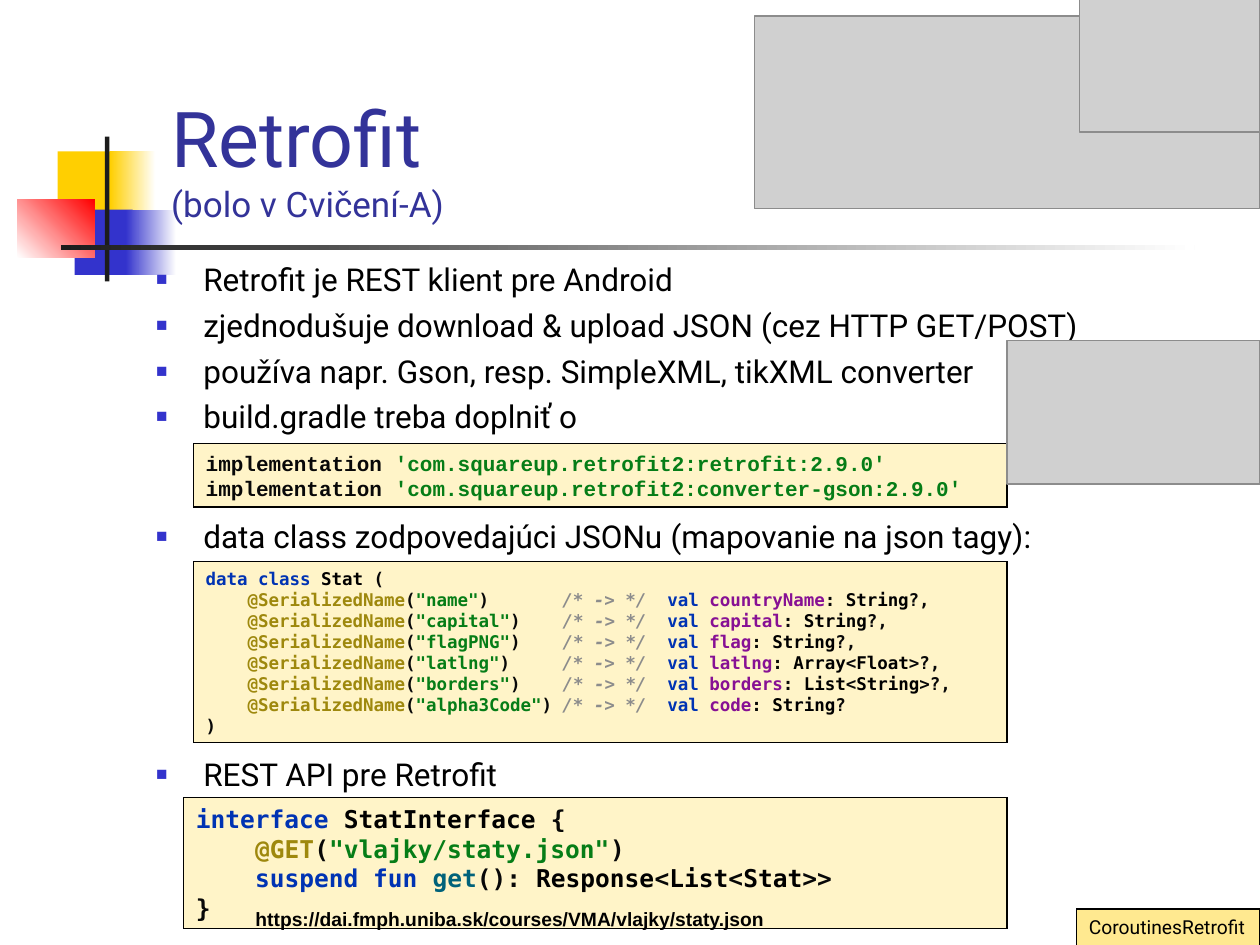
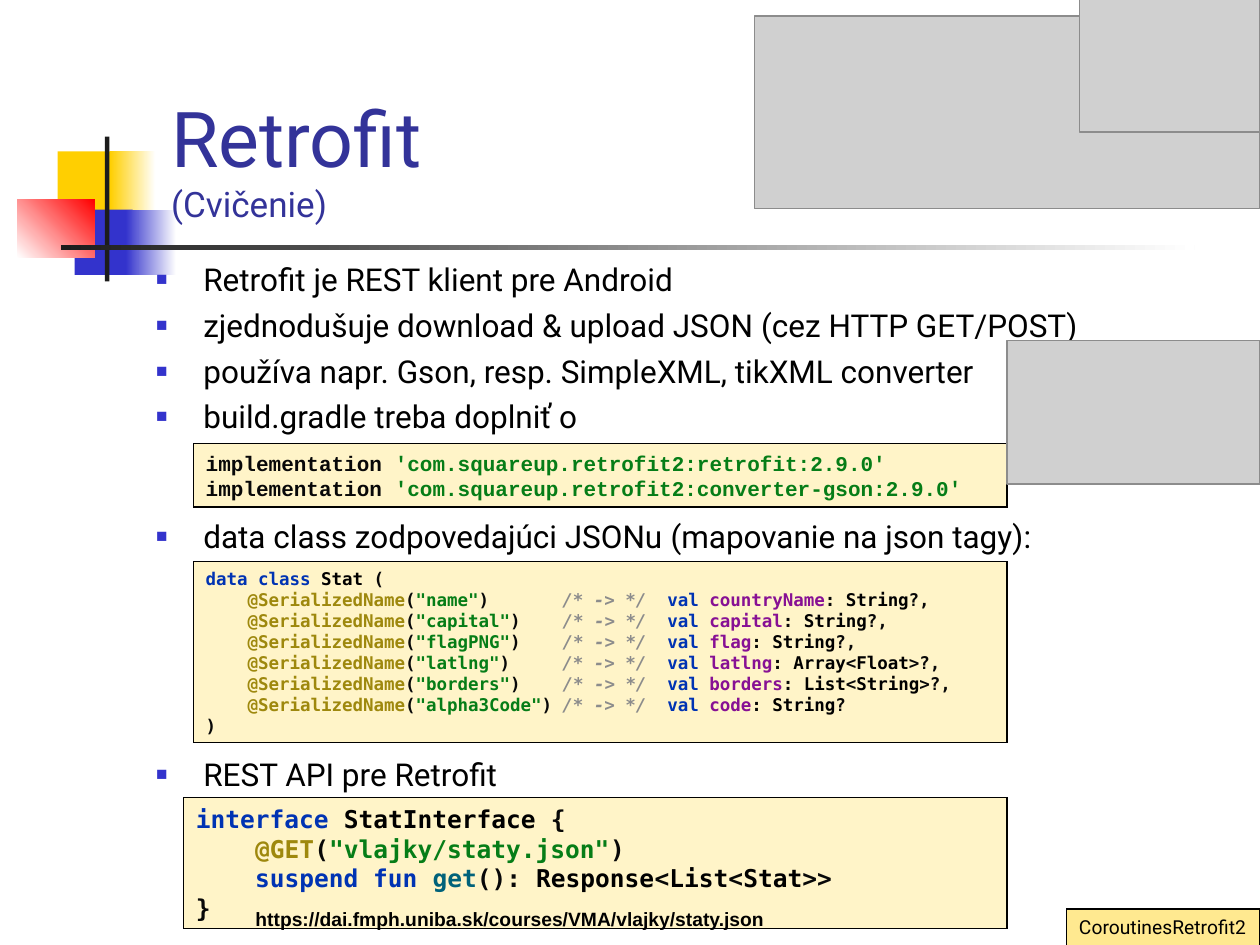
Before and after one commit to vmandro/Prednasky, a slide deck: slide 4 of 11/11_Android.ppt. Drawn at 1260x945 pixels with LibreOffice and Linux fonts; fonts in the diff are those of the drawing; grey boxes stand for pictures. Boxes give left, top, right and bottom in pixels: in the first picture for what was removed or moved away, otherwise in the second. Text is boxed around its words. In the diff, an @@ line names an element or a change of style, - is before the commit and + after.

```diff
--- a/11/11_Android.ppt
+++ b/11/11_Android.ppt
@@ title at bbox=[171, 108, 421, 225]: text changed @@
-Retrofit
-(bolo v Cvičení-A)
+Retrofit
+(Cvičenie)
@@ rectangle "CoroutinesRetrofit2": place and size @@
-rectangle "CoroutinesRetrofit2" at bbox=[1076, 908, 1260, 945]
+rectangle "CoroutinesRetrofit2" at bbox=[1067, 908, 1260, 945]
@@ text in rectangle at bbox=[1079, 919, 1246, 935]: text changed @@
-CoroutinesRetrofit
+CoroutinesRetrofit2
```
Also in this commit, not shown: 9 other slides changed, 35 slides removed, 2 other files.
